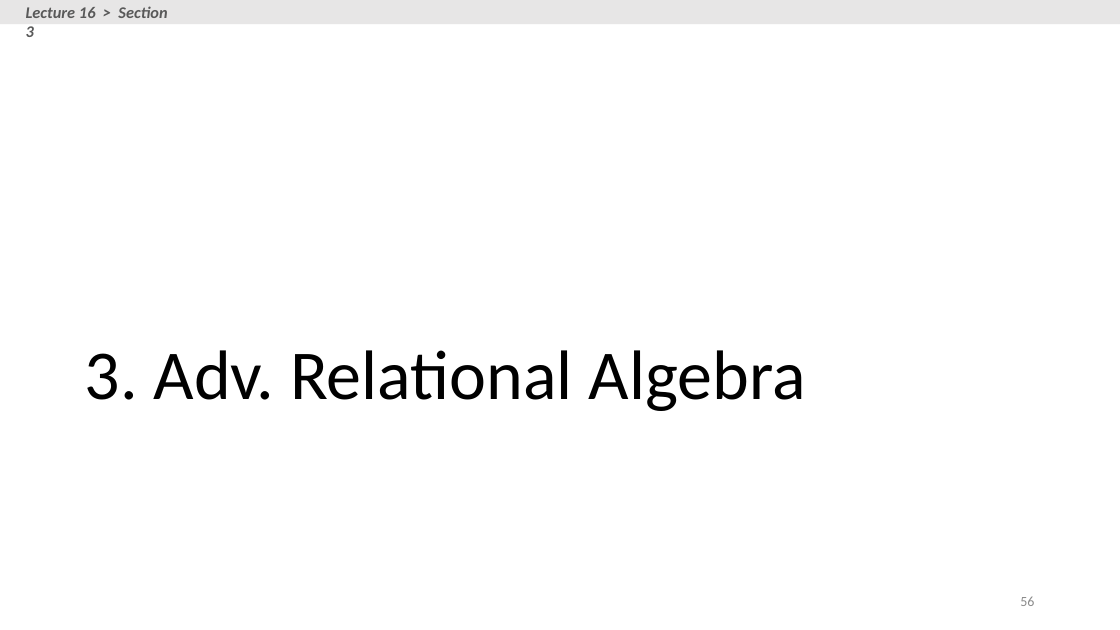
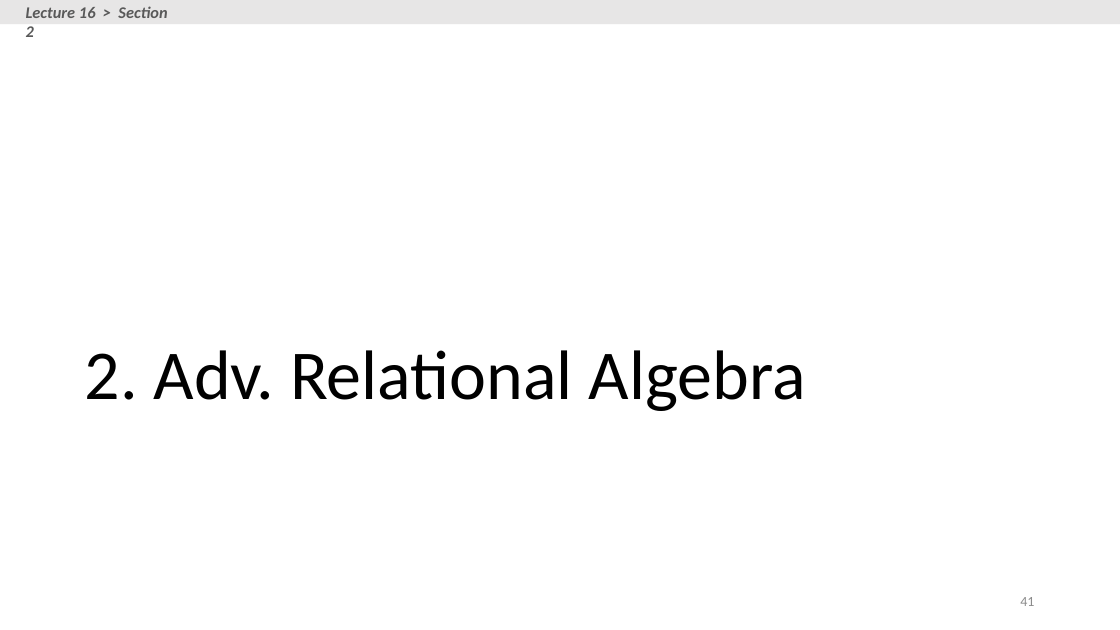
Before and after one commit to XIEQ/cs145-notebooks, a slide deck: slide 41 of lecture-16/Lecture_16_Relational_Algebra.pptx (slide 56 before the commit). Drawn at 1120x630 pixels with LibreOffice and Linux fonts; fonts in the diff are those of the drawing. Boxes give left, top, right and bottom in pixels: in the first picture for what was removed or moved away, otherwise in the second. Text is boxed around its words. In the diff, an @@ line names an element or a change of style, - is before the commit and + after.

```diff
--- a/lecture-16/Lecture_16_Relational_Algebra.pptx
+++ b/lecture-16/Lecture_16_Relational_Algebra.pptx
@@ text at <box>26,6,167,37</box>: text changed @@
-Lecture 16 > Section 3
+Lecture 16 > Section 2
@@ title at <box>85,350,806,411</box>: text changed @@
-3. Adv. Relational Algebra
+2. Adv. Relational Algebra
@@ page number at <box>1020,597,1034,606</box>: text changed @@
-56
+41
```
Also in this commit, not shown: 17 other slides changed, 15 slides removed, 7 other files.
